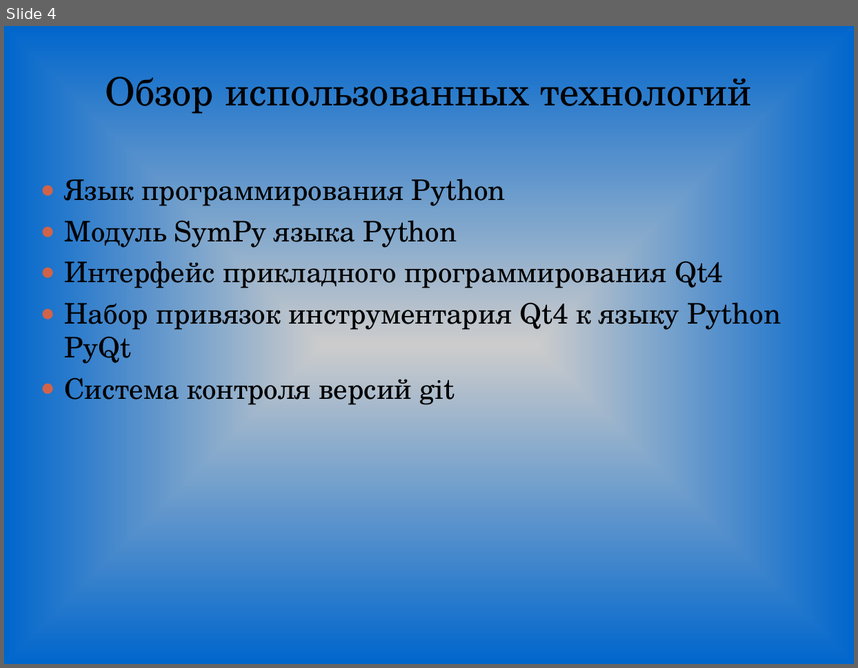
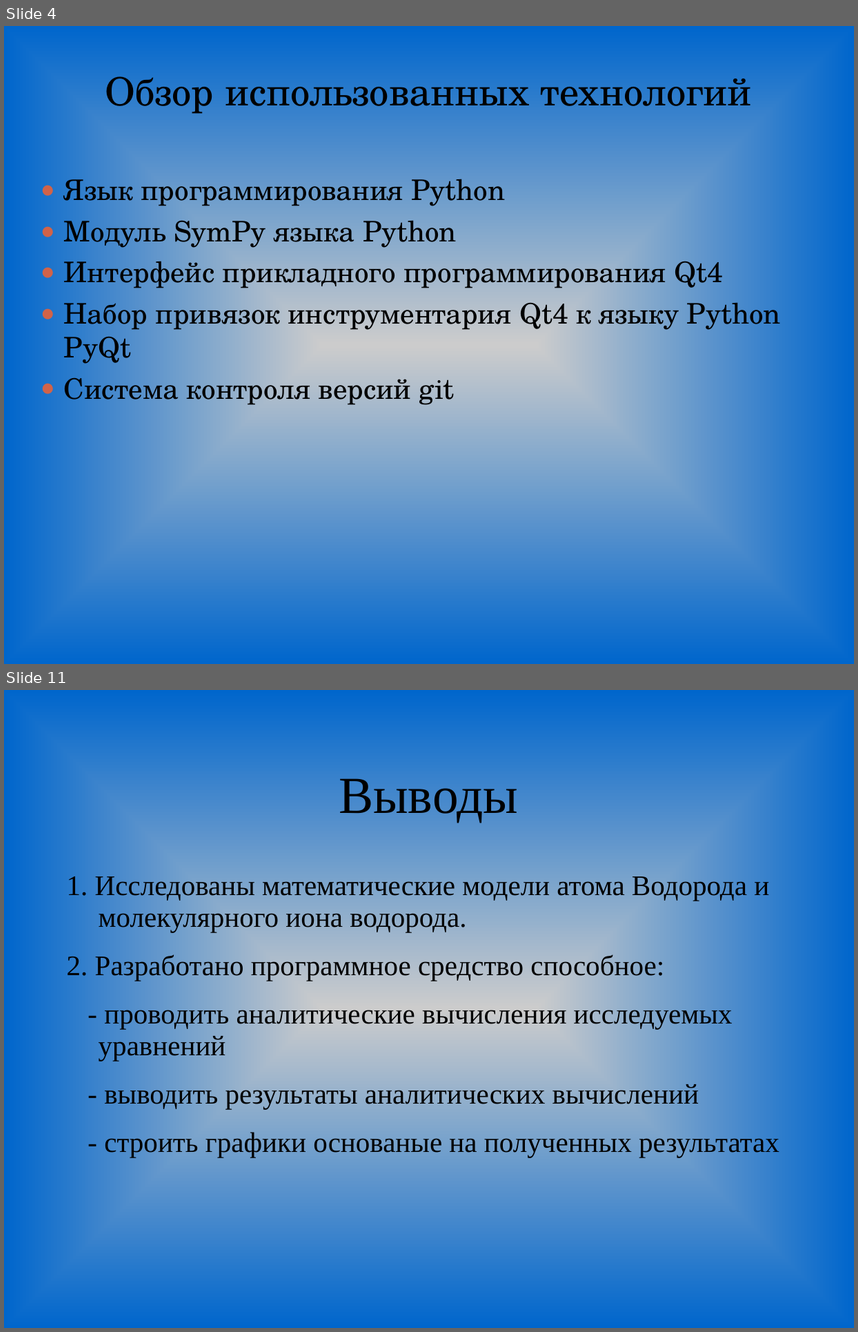
Before and after one commit to Genas2/diplom, a slide deck: TeX/pres.ppt. Shown one above the other, each under a label of ours: slide 4 before the commit, slides 4 and 11 after it; the slides between them are not shown. The pictures are 858x668 and 858x1332 pixels, drawn with LibreOffice and Linux fonts; fonts in the diff are those of the drawing. Boxes give left, top, right and bottom in pixels: in the first picture for what was removed or moved away, otherwise in the second. Text is boxed around its words. In the diff, an @@ line names an element or a change of style, - is before the commit and + after.

```diff
--- a/TeX/pres.ppt
+++ b/TeX/pres.ppt
@@ slide 11 added at (x1=4, y1=690, x2=854, y2=1328), background gradient #CCCCCC to #0066CC @@
@@ title added at (x1=339, y1=778, x2=518, y2=823), 44 pt, text #000000 @@
+Выводы
@@ text added at (x1=67, y1=876, x2=780, y2=1157), 24 pt, text #000000 @@
+1. Исследованы математические модели атома Водорода и молекулярного иона водорода.
+2. Разработано программное средство способное:
+- проводить аналитические вычисления исследуемых уравнений
+- выводить результаты аналитических вычислений
+- строить графики основаные на полученных результатах
```
Also in this commit, not shown: 1 slide changed, 6 other slides added, 7 slides removed, 24 other files.
